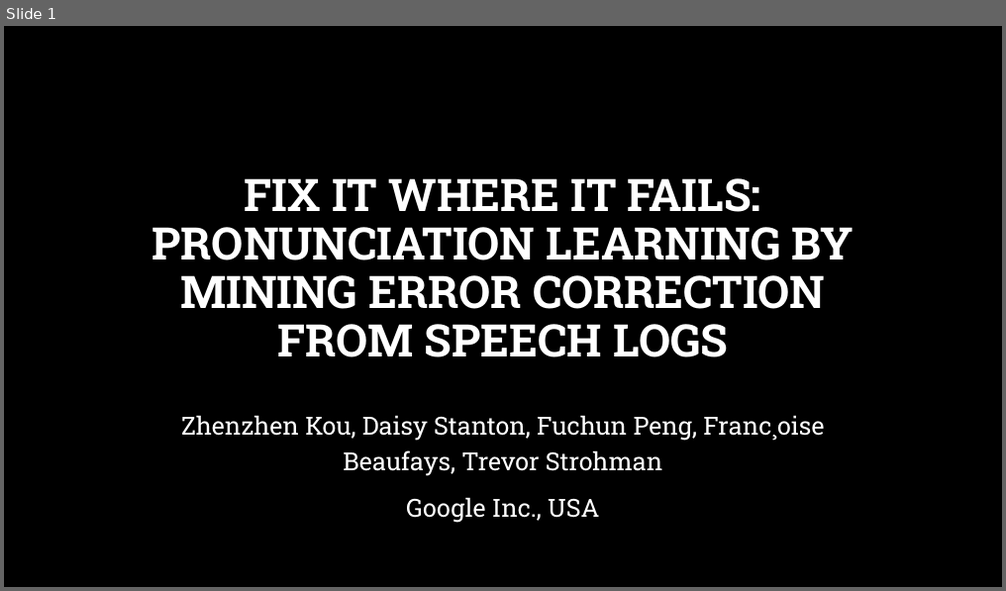
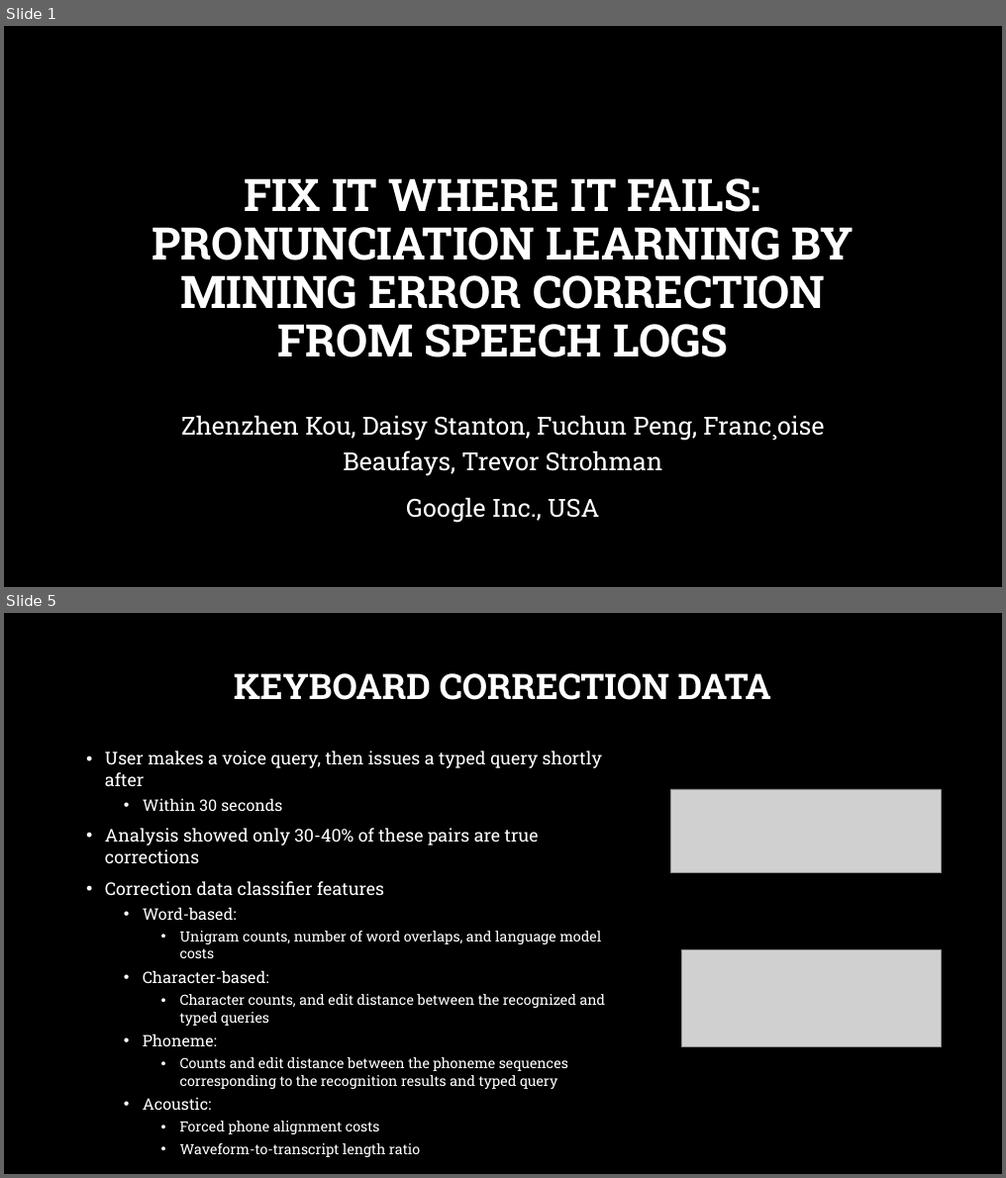
Before and after one commit to msnyde8/COSC757, a slide deck: Assignments/ArticleSummary/ArticleSummarySlides-MJS.pptx. Shown one above the other, each under a label of ours: slide 1 before the commit, slides 1 and 5 after it; the slides between them are not shown. The pictures are 1006x591 and 1006x1178 pixels, drawn with LibreOffice and Linux fonts; fonts in the diff are those of the drawing; grey boxes stand for pictures; background and template pictures are left out. Boxes give left, top, right and bottom in pixels: in the first picture for what was removed or moved away, otherwise in the second. Text is boxed around its words. In the diff, an @@ line names an element or a change of style, - is before the commit and + after.

```diff
--- a/Assignments/ArticleSummary/ArticleSummarySlides-MJS.pptx
+++ b/Assignments/ArticleSummary/ArticleSummarySlides-MJS.pptx
@@ slide 5 added at <box>4,613,1002,1174</box>, background picture (left out) @@
@@ title added at <box>234,673,771,700</box>, 34 pt, text #FFFFFF, bold @@
+KEYBOARD CORRECTION DATA
@@ text added at <box>105,751,606,1135</box>, 13.6 pt, text #FFFFFF @@
+• User makes a voice query, then issues a typed query shortly after
+  • Within 30 seconds
+• Analysis showed only 30-40% of these pairs are true corrections
+• Correction data classifier features
+  • Word-based:
+    • Unigram counts, number of word overlaps, and language model costs
+  • Character-based:
+    • Character counts, and edit distance between the recognized and typed queries
+  • Phoneme:
+    • Counts and edit distance between the phoneme sequences corresponding to the recognition results and typed query
+  • Acoustic:
+    • Forced phone alignment costs
+    • Waveform-to-transcript length ratio
@@ picture added at <box>671,789,941,872</box> @@
@@ picture added at <box>682,950,942,1048</box> @@
```
Also in this commit, not shown: 1 slide changed, 6 other slides added, 3 slides removed, 2 other files.
